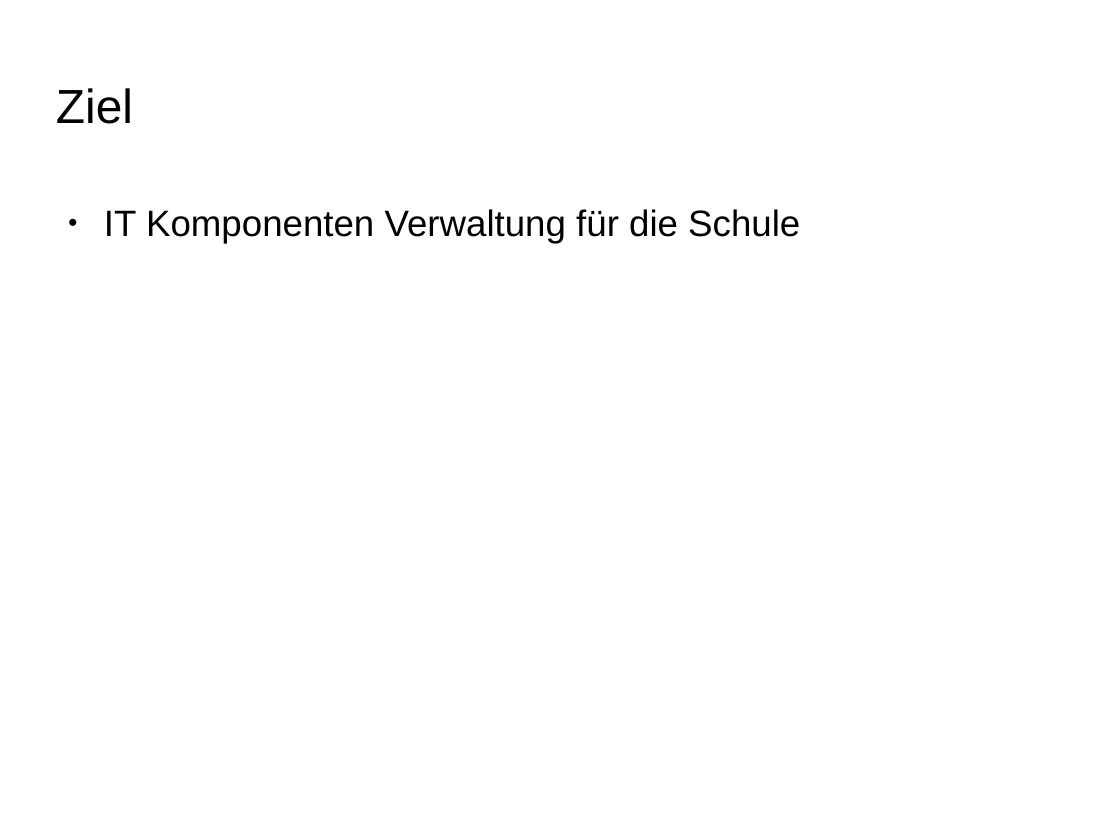
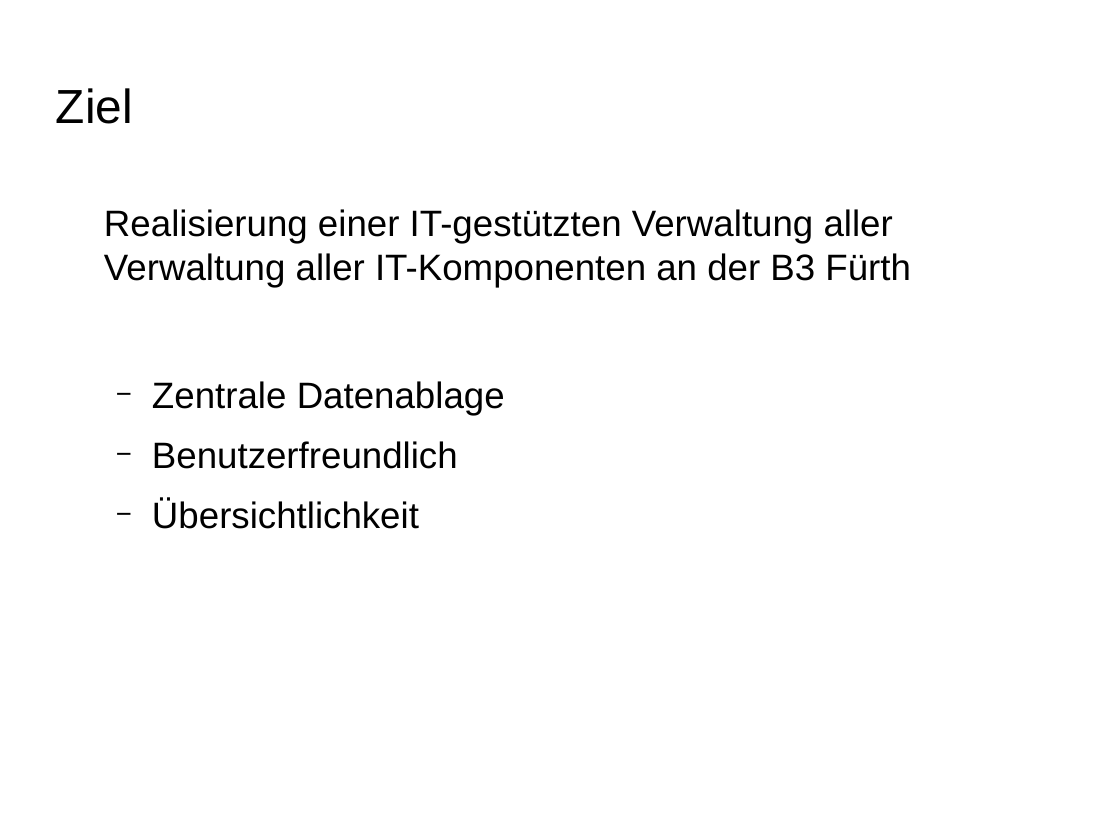
Before and after one commit to Projekt-IFA11D/components, a slide deck: slide 5 of organisation/presentation/finale_praesentation.odp. Drawn at 1120x840 pixels with LibreOffice and Linux fonts; fonts in the diff are those of the drawing; background and template pictures are left out. Boxes give left, top, right and bottom in pixels: in the first picture for what was removed or moved away, otherwise in the second. Text is boxed around its words. In the diff, an @@ line names an element or a change of style, - is before the commit and + after.

Commit message:
Presentation Update

```diff
--- a/organisation/presentation/finale_praesentation.odp
+++ b/organisation/presentation/finale_praesentation.odp
@@ text at box(104, 209, 911, 529): text changed @@
-● IT Komponenten Verwaltung für die Schule
+Realisierung einer IT-gestützten Verwaltung aller Verwaltung aller IT-Komponenten an der B3 Fürth
+  − Zentrale Datenablage
+  − Benutzerfreundlich
+  − Übersichtlichkeit
```
Also in this commit, not shown: 1 other slide changed.
